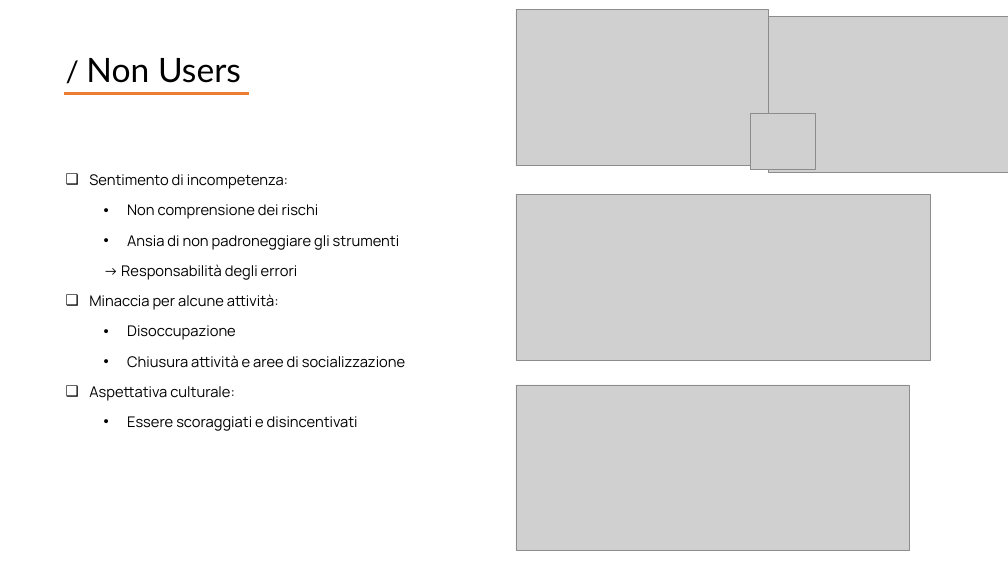
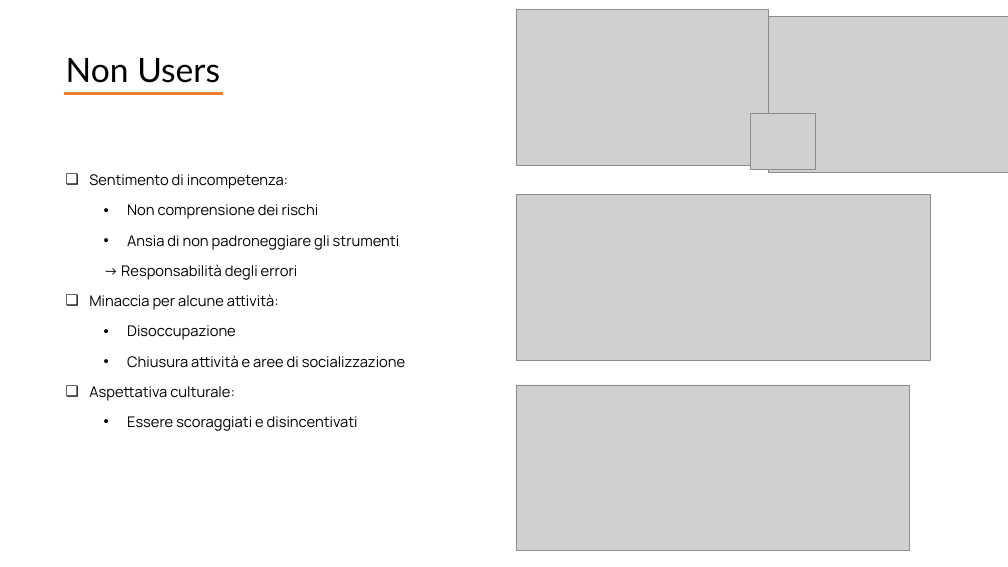
Before and after one commit to giocoal/social-issues-in-information-society-project, a slide deck: slide 4 of Presentazione/Presentazione_completa - Copy.pptx. Drawn at 1008x567 pixels with LibreOffice and Linux fonts; fonts in the diff are those of the drawing; grey boxes stand for pictures. Boxes give left, top, right and bottom in pixels: in the first picture for what was removed or moved away, otherwise in the second. Text is boxed around its words. In the diff, an @@ line names an element or a change of style, - is before the commit and + after.

```diff
--- a/Presentazione/Presentazione_completa - Copy.pptx
+++ b/Presentazione/Presentazione_completa - Copy.pptx
@@ text at [66, 58, 220, 83]: text changed @@
-/ Non Users
+Non Users
@@ line moved from (64, 94) - (249, 94) to (64, 94) - (223, 94) @@
```
Also in this commit, not shown: 4 other slides changed, 2 slides added.
